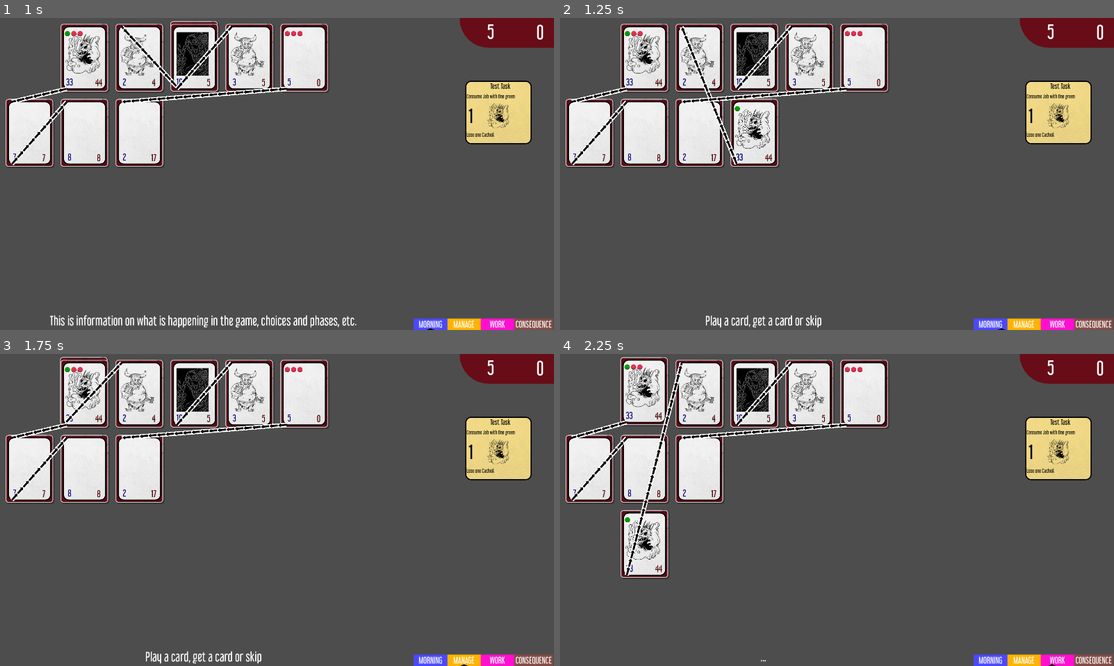
Above: before the commit, frames 1-4 (two rows, left to right).
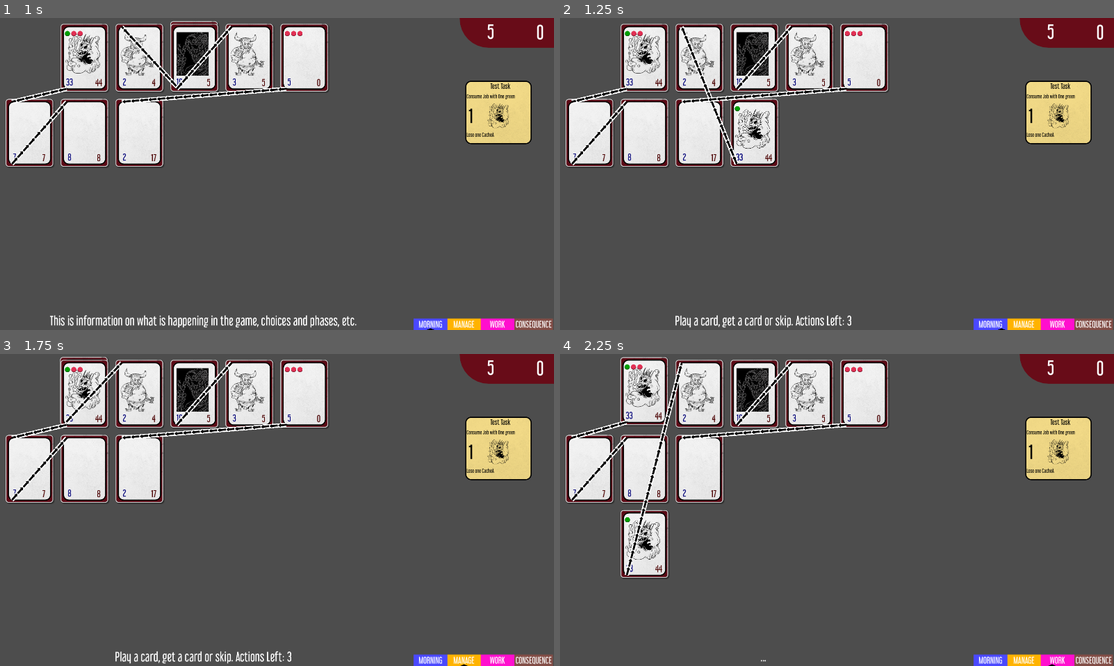
Above: after the commit, the same moments.

Repository: TicklesTheBrain/HellManager
Game: Godot game, scene res://scenes/main.tscn
Two runs of this game, one before a commit and one after it. Both use one fixed random seed, a clock stepped at 60 frames per second and the inputs below.
Inputs (mouse positions are in pixels of both pictures, inside the frame that each line leads up to):
- Up to frame 1 (1 s): drag from (27, 58) to (193, 58) at 0.52 s
- Up to frame 2 (1.25 s): no input
- Up to frame 3 (1.75 s): drag from (193, 469) to (83, 394) at 1.27 s
- Up to frame 4 (2.25 s): hold W (work) from 2.03 s (still down); click (643, 394) at 2.17 s

Frame 1 is identical in both runs. In frame 2, 0.5% of the frame differs, in the area x 20-53%, y 95-100%; in frame 3, 0.5%; in frame 4, nothing differs.

Commit message:
action system

Diff:
--- a/src/Main.gd
+++ b/src/Main.gd
@@ -6,15 +6,24 @@
 @export var jobManager: JobManager
 @export var taskManager: TaskManager
 
+@export var actionsPerManage: int = 3
+var actionCounter: int = 0:
+	set(v):
+		actionCounter = v
+		if actionCounter > 0:
+			Events.requestMessage.emit('Play a card, get a card or skip. Actions Left: {act}'.format({"act": actionCounter}))
+
 signal manageComplete
 
 func _ready():
-	Events.cardTaken.connect(indicateManageComplete)
-	Events.cardUseEnded.connect(indicateManageComplete)
+	Events.cardTaken.connect(markActionTaken)
+	Events.cardUseEnded.connect(markActionTaken)
 	mainLoop()
 
-func indicateManageComplete(_discardedArgument):
-	manageComplete.emit()
+func markActionTaken(_discardedArgument):
+	actionCounter -= 1
+	if actionCounter <= 0:
+		manageComplete.emit()
 
 func _unhandled_input(event):
 	if event.is_action_pressed("draw"):
@@ -29,7 +38,8 @@
 	cardMarket.refreshMarket()
 	Events.phaseEnded.emit(Globals.phases.MORNING)
 	Events.phaseStarted.emit(Globals.phases.MANAGE)
-	Events.requestMessage.emit('Play a card, get a card or skip')
+	actionCounter = actionsPerManage
+
 	await manageComplete #TODO: BAD BAD NOT GOOD, the idea is to create an action scheduler similar to the UIScheduler to make sure, things triggered off other events happen in the correct order
 	await RenderingServer.frame_post_draw
 	Events.clearMessage.emit()
